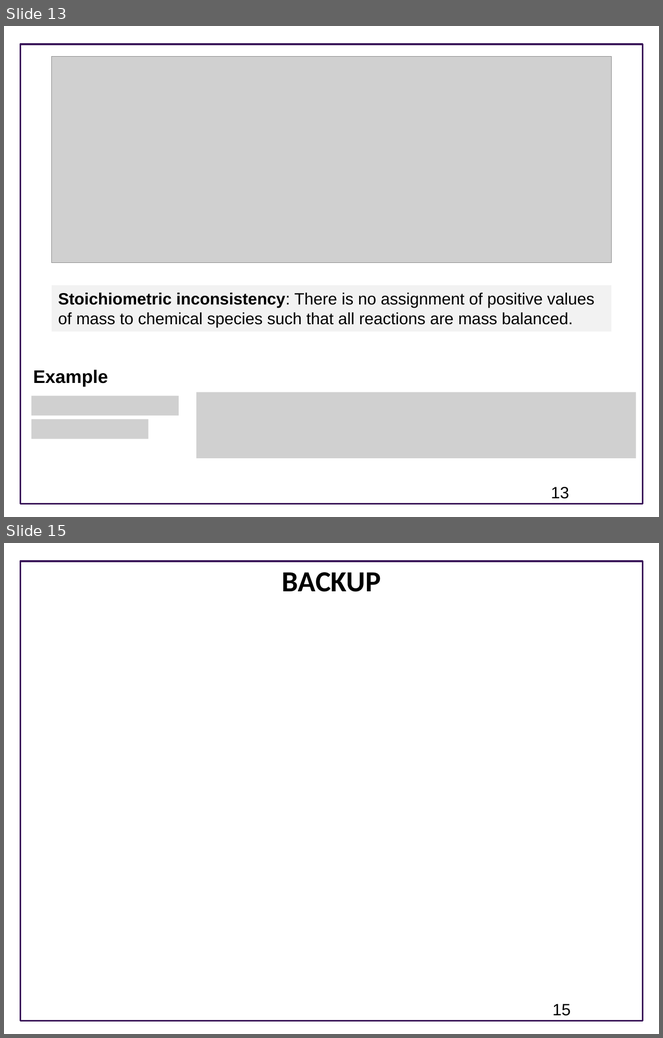
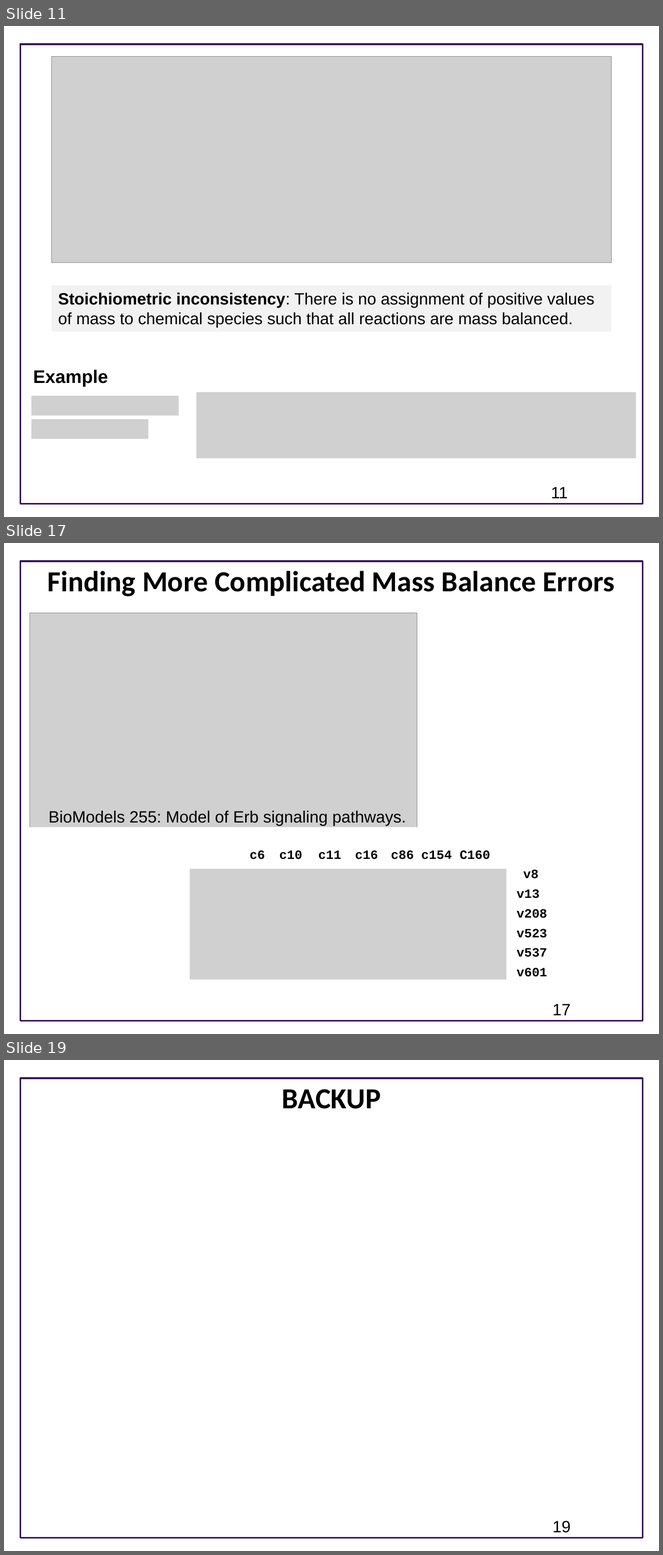
Before and after one commit to ModelEngineering/advancing-biomedical-models, a slide deck: lecture_15/15_static_testing.pptx. Shown one above the other, each under a label of ours: slides 13 and 15 before the commit, slides 11, 17 and 19 after it; the slides between them are not shown. The pictures are 663x1038 and 663x1555 pixels, drawn with LibreOffice and Linux fonts; fonts in the diff are those of the drawing; grey boxes stand for pictures; background and template pictures are left out. Boxes give left, top, right and bottom in pixels: in the first picture for what was removed or moved away, otherwise in the second. Text is boxed around its words. In the diff, an @@ line names an element or a change of style, - is before the commit and + after.

```diff
--- a/lecture_15/15_static_testing.pptx
+++ b/lecture_15/15_static_testing.pptx
@@ slide 17 added at <box>4,543,659,1034</box>, background #FFFFFF; not listed: 1 template element that a slide beside it also shows @@
@@ title added at <box>48,571,615,597</box>, 32 pt, text #000000, bold @@
+Finding More Complicated Mass Balance Errors
@@ picture added at <box>29,613,417,884</box> @@
@@ text added at <box>49,811,406,826</box>, 18 pt, text #000000 @@
+BioModels 255: Model of Erb signaling pathways.
@@ rectangle added at <box>27,827,474,900</box>, fill #FFFFFF @@
@@ text added at <box>250,850,265,860</box>, 14 pt, text #000000, bold @@
+c6
@@ text added at <box>280,850,302,860</box>, 14 pt, text #000000, bold @@
+c10
@@ text added at <box>319,851,341,860</box>, 14 pt, text #000000, bold @@
+c11
@@ text added at <box>355,850,378,860</box>, 14 pt, text #000000, bold @@
+c16
@@ text added at <box>391,850,414,860</box>, 14 pt, text #000000, bold @@
+c86
@@ text added at <box>422,851,452,860</box>, 14 pt, text #000000, bold @@
+c154
@@ text added at <box>460,850,491,860</box>, 14 pt, text #000000, bold @@
+C160
@@ picture added at <box>190,869,506,979</box> @@
@@ text added at <box>523,870,539,879</box>, 14 pt, text #000000, bold @@
+v8
@@ text added at <box>517,889,540,899</box>, 14 pt, text #000000, bold @@
+v13
@@ text added at <box>517,909,547,918</box>, 14 pt, text #000000, bold @@
+v208
@@ text added at <box>517,929,547,938</box>, 14 pt, text #000000, bold @@
+v523
@@ text added at <box>517,948,547,957</box>, 14 pt, text #000000, bold @@
+v537
@@ text added at <box>517,968,547,977</box>, 14 pt, text #000000, bold @@
+v601
@@ page number added at <box>553,1004,571,1016</box>, 18 pt, text #000000 @@
+17
@@ what was slide 13 is now slide 11 @@
@@ page number at <box>551,487,568,499</box>: text changed @@
-13
+11
@@ what was slide 15 is now slide 19 @@
@@ page number at <box>553,1521,571,1533</box>: text changed @@
-15
+19
```
Also in this commit, not shown: 2 slides changed, 6 other slides added, 1 slide removed.
